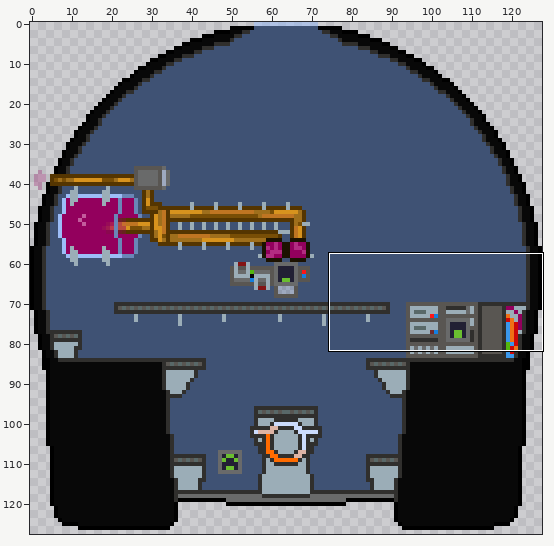
A sprite sheet gets an edit: ressources/Ship_anim/ship_body_int/ship_int4.png. The first picture is a wide view before the edit; the outline marks the close-up.
Close-up. Before the edit:
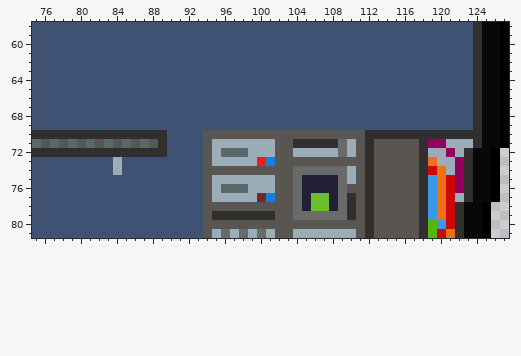
The file is 128x128 pixels. Shown: x 75..127, y 58..81.
Once edited:
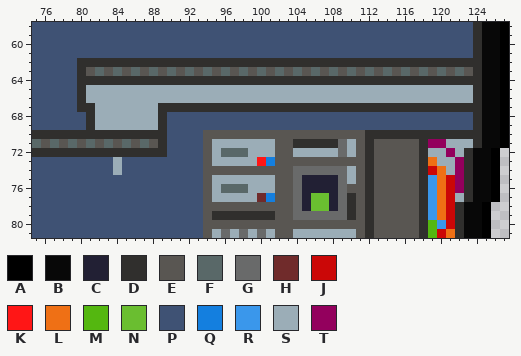
Palette (. is transparent): A #000000  B #080808  C #222034  D #302f2d  E #595652  F #596868  G #696a6a  H #702b2b  J #cb0707  K #ff1616  L #ef7015  M #54b710  N #6abe30  P #3f5274  Q #147fdf  R #3a97eb  S #9badb7  T #93005d
Message: Started path to ship cockpit sprite
What changed:
@@ x 75..127 @@
 61 PPPPPPPPPPPPPPPPPPPPPPPPPPPPPPPPPPPPPPPPPPPPPPPPPDBBA
-62 PPPPPPPPPPPPPPPPPPPPPPPPPPPPPPPPPPPPPPPPPPPPPPPPPDBBA
-63 PPPPPPPPPPPPPPPPPPPPPPPPPPPPPPPPPPPPPPPPPPPPPPPPPDBBA
-64 PPPPPPPPPPPPPPPPPPPPPPPPPPPPPPPPPPPPPPPPPPPPPPPPPDBBA
-65 PPPPPPPPPPPPPPPPPPPPPPPPPPPPPPPPPPPPPPPPPPPPPPPPPDBBA
-66 PPPPPPPPPPPPPPPPPPPPPPPPPPPPPPPPPPPPPPPPPPPPPPPPPDBBA
-67 PPPPPPPPPPPPPPPPPPPPPPPPPPPPPPPPPPPPPPPPPPPPPPPPPDBBA
-68 PPPPPPPPPPPPPPPPPPPPPPPPPPPPPPPPPPPPPPPPPPPPPPPPPDBBA
-69 PPPPPPPPPPPPPPPPPPPPPPPPPPPPPPPPPPPPPPPPPPPPPPPPPDBBA
+62 PPPPPDDDDDDDDDDDDDDDDDDDDDDDDDDDDDDDDDDDDDDDDDDDDDBBA
+63 PPPPPDEFEFEFEFEFEFEFEFEFEFEFEFEFEFEFEFEFEFEFEFEFEDBBA
+64 PPPPPDDDDDDDDDDDDDDDDDDDDDDDDDDDDDDDDDDDDDDDDDDDDDBBA
+65 PPPPPDSSSSSSSSSSSSSSSSSSSSSSSSSSSSSSSSSSSSSSSSSSSDBBA
+66 PPPPPDSSSSSSSSSSSSSSSSSSSSSSSSSSSSSSSSSSSSSSSSSSSDBBA
+67 PPPPPDDSSSSSSSDDDDDDDDDDDDDDDDDDDDDDDDDDDDDDDDDDDDBBA
+68 PPPPPPDSSSSSSSDPPPPPPPPPPPPPPPPPPPPPPPPPPPPPPPPPPDBBA
+69 PPPPPPDSSSSSSSDPPPPPPPPPPPPPPPPPPPPPPPPPPPPPPPPPPDBBA
 70 DDDDDDDDDDDDDDDPPPPEEEEEEEEEEEEEEEEEEDDDDDDDDDDDDDBBA
Boxes around the changes in both close-ups, in picture pixels (x1, y1, x2, y2):
changed: (77, 58, 473, 130)
